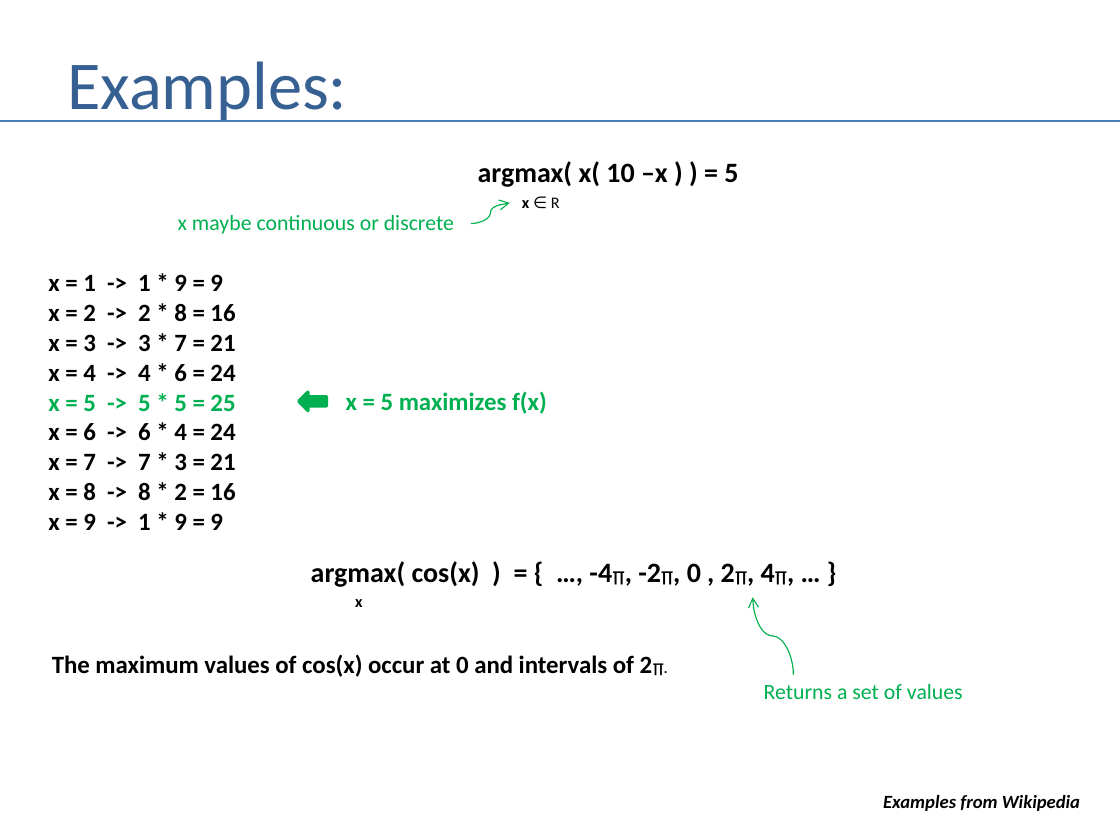
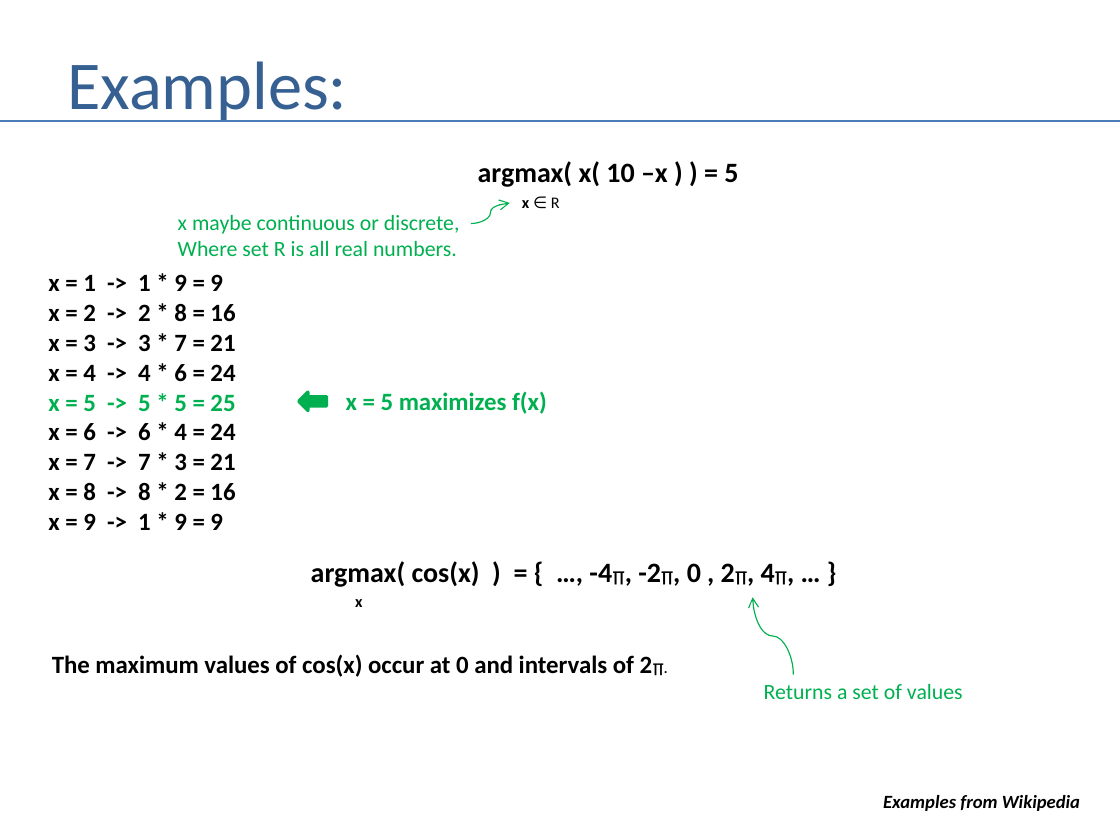
Before and after one commit to andrewferlitsch/Training, a slide deck: slide 4 of AITraining/Fundamentals/Statistics/Stats - ArgMax.pptx. Drawn at 1120x840 pixels with LibreOffice and Linux fonts; fonts in the diff are those of the drawing. Boxes give left, top, right and bottom in pixels: in the first picture for what was removed or moved away, otherwise in the second. Text is boxed around its words. In the diff, an @@ line names an element or a change of style, - is before the commit and + after.

```diff
--- a/AITraining/Fundamentals/Statistics/Stats - ArgMax.pptx
+++ b/AITraining/Fundamentals/Statistics/Stats - ArgMax.pptx
@@ text at box(178, 215, 460, 256): text changed @@
-x maybe continuous or discrete
+x maybe continuous or discrete,
+Where set R is all real numbers.
```
Also in this commit, not shown: 1 other slide changed, 2 other files.
